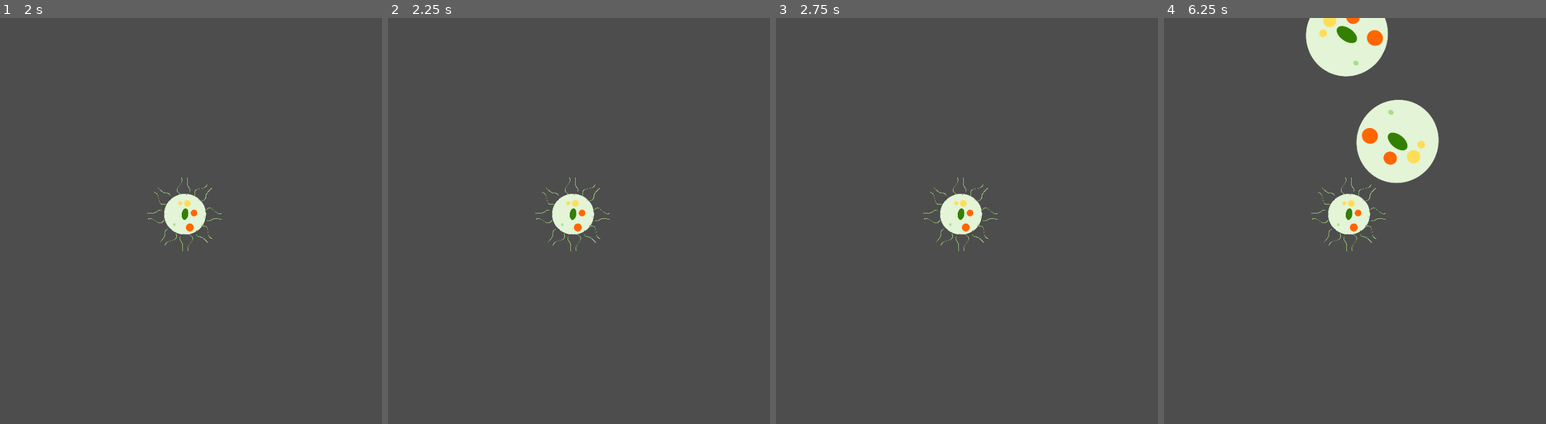
Above: before the commit, frames 1-4 (left to right).
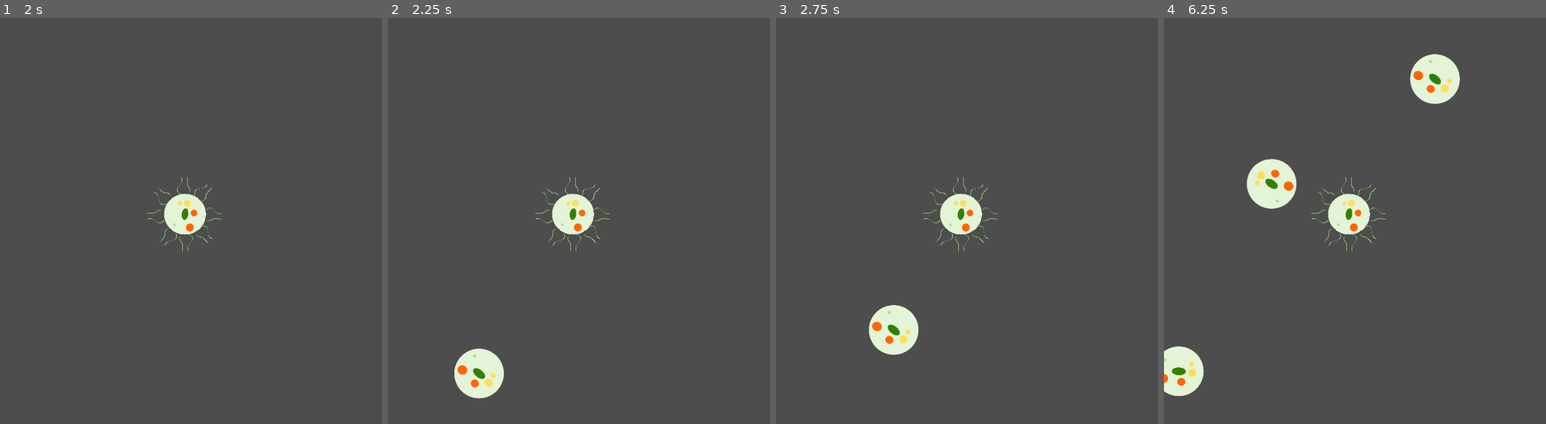
Above: after the commit, the same moments.

Repository: tnesic24/Amaeba
Game: Godot game, scene res://scenes/main.tscn
Two runs of this game, one before a commit and one after it. Both use one fixed random seed, a clock stepped at 60 frames per second and the inputs below.
Inputs:
- Up to frame 1 (2 s): tap Enter at 0.5 s; tap Space at 1.25 s
- Up to frame 2 (2.25 s): tap Enter at 2 s
- Up to frame 3 (2.75 s): no input
- Up to frame 4 (6.25 s): no input

Frame 1 is identical in both runs. In frame 2, 1.3% of the frame differs, in the area x 17-31%, y 81-94%; in frame 3, 1.3%; in frame 4, 9.7%, in the area x 0-78%, y 0-94%.

Commit message:
cleanup and update vector

Diff:
--- a/scenes/enemy.tscn
+++ b/scenes/enemy.tscn
@@ -3,18 +3,17 @@
 [ext_resource type="Texture2D" uid="uid://oga1xybkwxhi" path="res://assets/volvox1.png" id="1_if51i"]
 
 [sub_resource type="CircleShape2D" id="CircleShape2D_uivwy"]
-radius = 196.023
+radius = 150.0
 
 [node name="Enemy" type="RigidBody2D"]
-scale = Vector2(0.4, 0.4)
+scale = Vector2(0.3, 0.3)
 gravity_scale = 0.0
 
 [node name="Volvox1" type="Sprite2D" parent="."]
-position = Vector2(-2, -1)
-scale = Vector2(0.4, 0.4)
+position = Vector2(2.86102e-06, -2.86102e-06)
+scale = Vector2(0.236887, 0.24369)
 texture = ExtResource("1_if51i")
 
 [node name="CollisionShape2D" type="CollisionShape2D" parent="."]
-position = Vector2(-2, -2)
-scale = Vector2(0.4, 0.4)
+scale = Vector2(0.3, 0.3)
 shape = SubResource("CircleShape2D_uivwy")
--- a/scenes/main.gd
+++ b/scenes/main.gd
@@ -12,34 +12,32 @@
 
 @export var mob_scene: PackedScene
 
+
 # Called every frame. 'delta' is the elapsed time since the previous frame.
 func _process(delta):
-	pass
-	#$Volvox/CollisionShape2D2.
+	refreshVector()
 
+var Enemies=[]
 
 var inputVector=[0,0,0,0,0,0,0,0]
 
 var speed=0.1
 
-func _on_volvox_area_shape_entered(area_rid, area, area_shape_index, local_shape_index):
-	print(area)
-	print(area.position)
-	print($Volvox.position)
-	var enemyOrientation: Vector2=area.position-$Volvox.position
-	print(enemyOrientation)
-	var enemyMagnitude=enemyOrientation.length()
-	print(enemyMagnitude)
-	var orientationAngle  =toPolarAngle(enemyOrientation)
-	print(orientationAngle*(360/(PI*2)))
+func refreshVector():
+	inputVector=[0,0,0,0,0,0,0,0]
+	for e in Enemies:
+		var enemyOrientation: Vector2 = e.position-$Volvox.position
+		var enemyMagnitude = enemyOrientation.length()
+		var orientationAngle = toPolarAngle(enemyOrientation)
 
-	var index=int((orientationAngle/(2*PI))*8)
-	print(index)
-	if(inputVector[index]==0 or inputVector[index]>enemyMagnitude):
-			inputVector[int(index)]=enemyMagnitude
+		var index = int((orientationAngle/(2*PI))*8)
+
+		if(inputVector[index]==0 or inputVector[index]>enemyMagnitude):
+				inputVector[int(index)]=enemyMagnitude
 
 	print(inputVector)
-	pass # Replace with function body.
+
+
 
 
 func _on_mob_spawn_timeout_timeout():
@@ -59,35 +57,38 @@
 	mob.linear_velocity = -velocity.rotated(direction)
 
 	add_child(mob)
+	Enemies.append(mob)
 
-	for i in self.get_children():
-		print(i)
 
 
 
 
 func _on_body_shape_exited(body_rid, body, body_shape_index, local_shape_index):
 	print(body)
+	for i in range(len(Enemies)):
+		var e=Enemies[i]
+		if(e==body):
+			Enemies.remove_at(i)
+			break
 	body.queue_free()
 
-	for i in self.get_children():
-		print(i)
 
 
-func _on_volvox_body_entered(body):
-	print(body)
-	print(body.position)
-	print($Volvox.position)
-	var enemyOrientation: Vector2=body.position-$Volvox.position
-	print(enemyOrientation)
-	var enemyMagnitude=enemyOrientation.length()
-	print(enemyMagnitude)
-	var orientationAngle  =toPolarAngle(enemyOrientation)
-	print(orientationAngle*(360/(PI*2)))
 
-	var index=int((orientationAngle/(2*PI))*8)
-	print(index)
-	if(inputVector[index]==0 or inputVector[index]>enemyMagnitude):
-			inputVector[int(index)]=enemyMagnitude
-
-	print(inputVector)
+#func _on_volvox_body_entered(body):
+	#print(body)
+	#print(body.position)
+	#print($Volvox.position)
+	#var enemyOrientation: Vector2=body.position-$Volvox.position
+	#print(enemyOrientation)
+	#var enemyMagnitude=enemyOrientation.length()
+	#print(enemyMagnitude)
+	#var orientationAngle  =toPolarAngle(enemyOrientation)
+	#print(orientationAngle*(360/(PI*2)))
+	#
+	#var index=int((orientationAngle/(2*PI))*8)
+	##print(index)
+	#if(inputVector[index]==0 or inputVector[index]>enemyMagnitude):
+			#inputVector[int(index)]=enemyMagnitude
+			#
+	##print(inputVector)
--- a/scenes/main.tscn
+++ b/scenes/main.tscn
@@ -28,7 +28,7 @@
 rotation = 1.5708
 
 [node name="MobSpawnTimeout" type="Timer" parent="."]
-wait_time = 3.0
+wait_time = 2.0
 
 [node name="PlayScreen" type="CollisionShape2D" parent="."]
 position = Vector2(352, 352)
